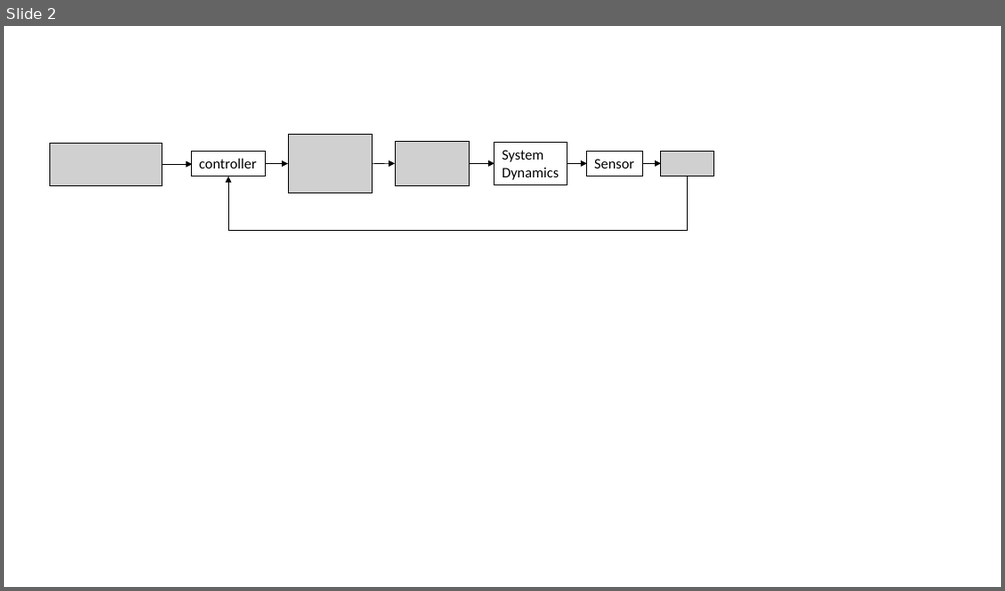
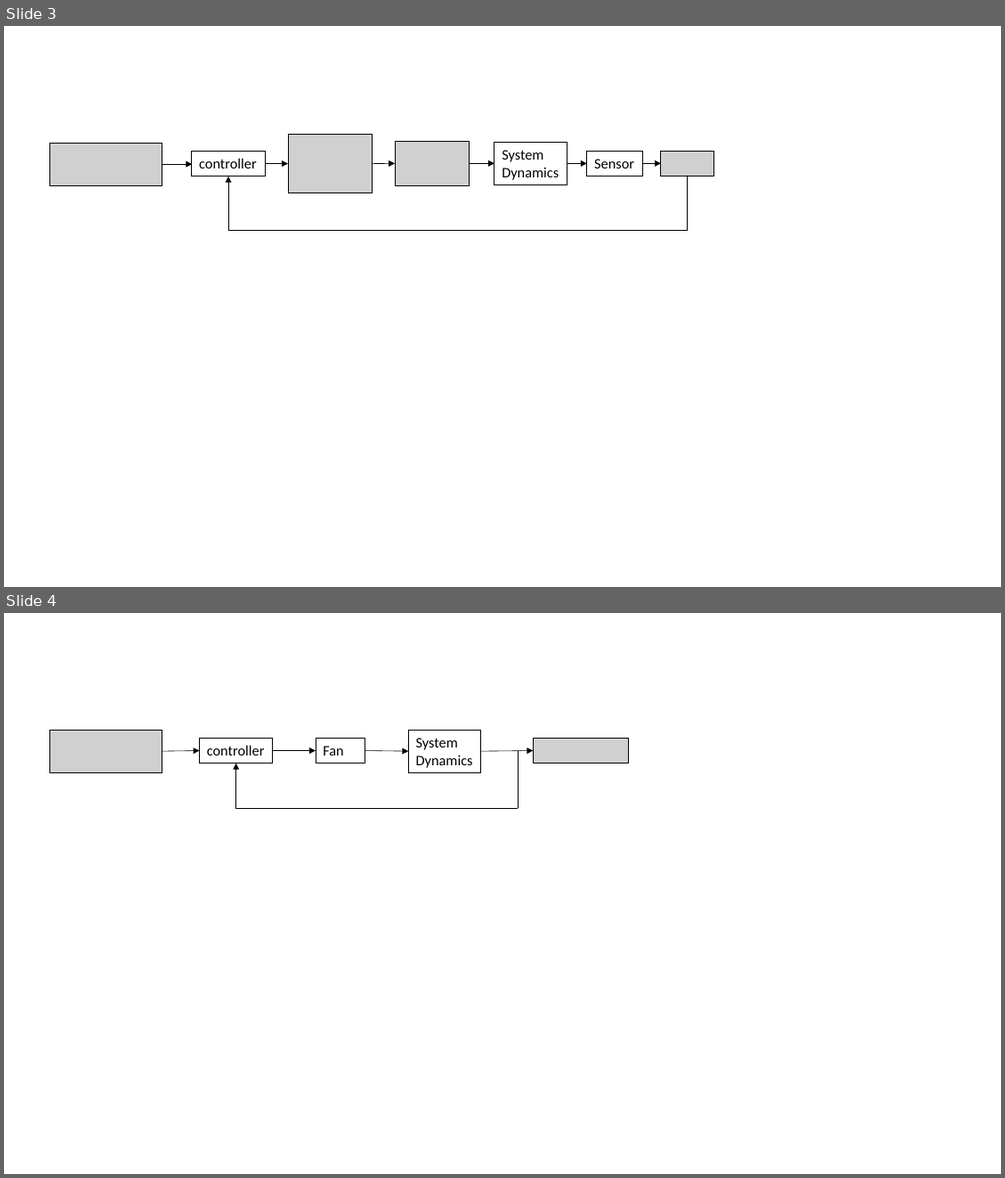
Before and after one commit to derekboase/ELG7113, a slide deck: system_models/alfa_model/system_model schematic.pptx. Shown one above the other, each under a label of ours: slide 2 before the commit, slides 3 and 4 after it. The pictures are 1005x591 and 1005x1178 pixels, drawn with LibreOffice and Linux fonts; fonts in the diff are those of the drawing; grey boxes stand for pictures. Boxes give left, top, right and bottom in pixels: in the first picture for what was removed or moved away, otherwise in the second. Text is boxed around its words. In the diff, an @@ line names an element or a change of style, - is before the commit and + after.

```diff
--- a/system_models/alfa_model/system_model schematic.pptx
+++ b/system_models/alfa_model/system_model schematic.pptx
@@ slide 4 added at <box>4,613,1001,1174</box>, background #FFFFFF @@
@@ picture added at <box>49,730,162,772</box> @@
@@ rectangle added at <box>199,738,273,763</box>, fill #FFFFFF, outline #000000 0.75 pt, 14 pt, text #000000 @@
+controller
@@ rectangle added at <box>316,738,365,763</box>, fill #FFFFFF, outline #000000 0.75 pt, 14 pt, text #000000 @@
+Fan
@@ rectangle added at <box>409,730,481,772</box>, fill #FFFFFF, outline #000000 0.75 pt, 14 pt, text #000000 @@
+System
+Dynamics
@@ picture added at <box>533,738,629,763</box> @@
@@ arrow added from (162, 751) to (199, 751), #000000 0.5 pt @@
@@ elbow arrow added from (518, 808) to (235, 763), #000000 0.5 pt @@
@@ arrow added from (273, 751) to (316, 751), #000000 0.5 pt @@
@@ arrow added from (365, 751) to (409, 751), #000000 0.5 pt @@
@@ arrow added from (481, 751) to (533, 751), #000000 0.5 pt @@
@@ line added from (518, 751) to (518, 808), #000000 0.5 pt @@
@@ what was slide 2 is now slide 3 @@
```
Also in this commit, not shown: 1 other slide added, 2 other files.
